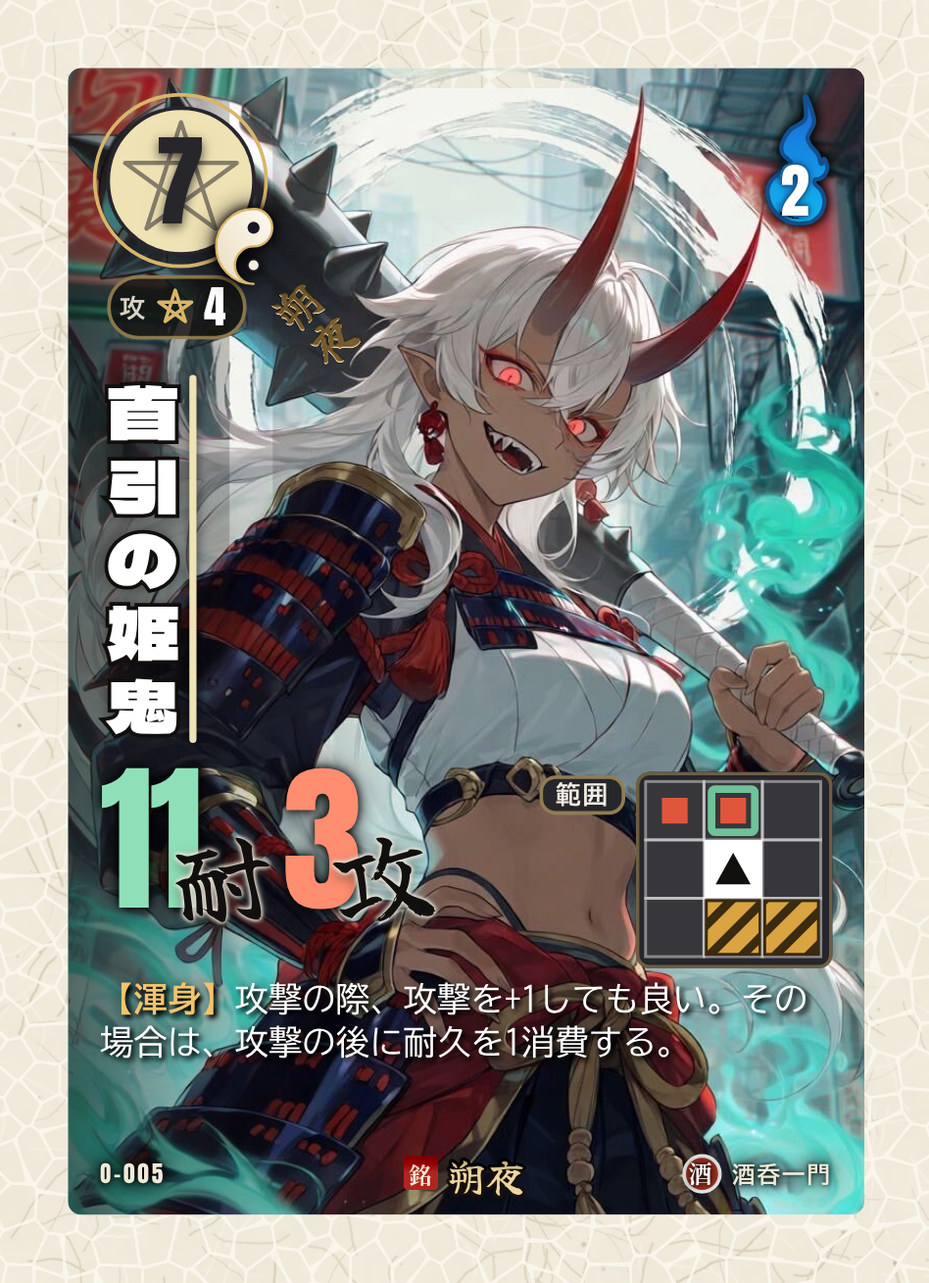
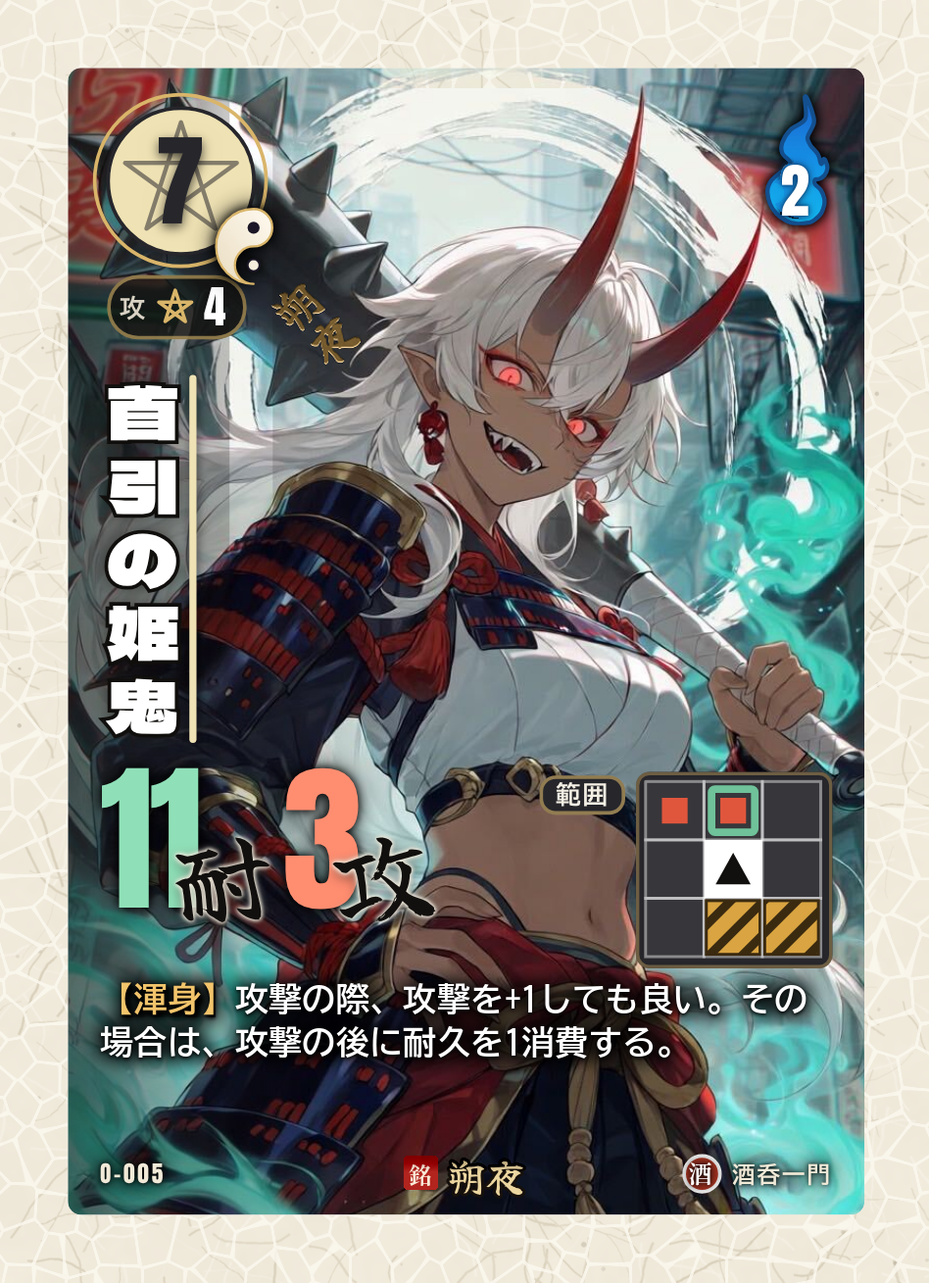
Two versions of the same layered image (929 x 1283). Layer-by-layer changes:
removed layer "11_効果文_白文字と影_1106" over [90, 969, 820, 1070]
added layer "11c_効果文_白文字_太字(影なし)" above "11b_効果文の影_内側(下に少し・黒95%)" over [99, 979, 807, 1059]
added layer "11b_効果文の影_内側(下に少し・黒95%)" (95%) above "11a_効果文の影_外側(広め・黒85%)" over [96, 977, 811, 1065]
added layer "11a_効果文の影_外側(広め・黒85%)" (85%) above "札(効果文なし・銘入り)" over [81, 961, 826, 1078]
unmasked "札(効果文なし・銘入り)" over [81, 961, 826, 1078]
